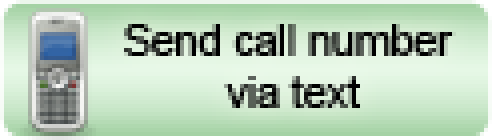
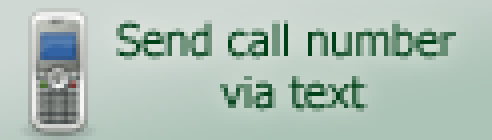
Revision of a layered 492×140 image; what changed, layer by layer:
painted on "Send call number via text" over [116,20,456,112]
removed layer "Shape 1" over [0,0,492,136]
renamed "Color Fill 1" to "Shape 2", unmasked it over [0,0,492,140]
